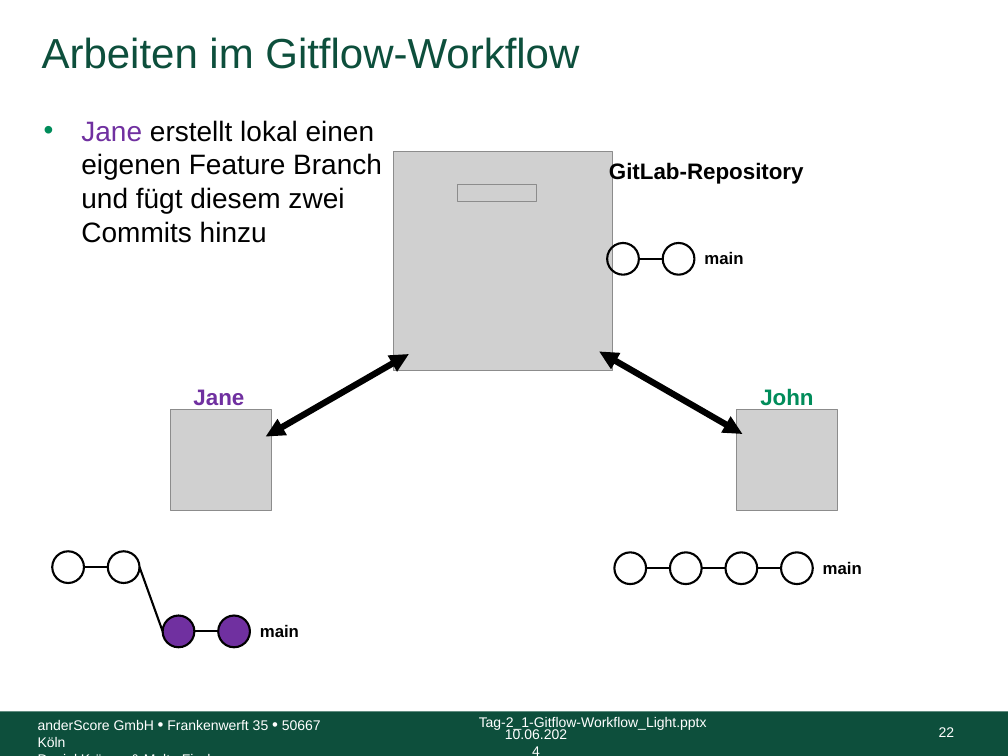
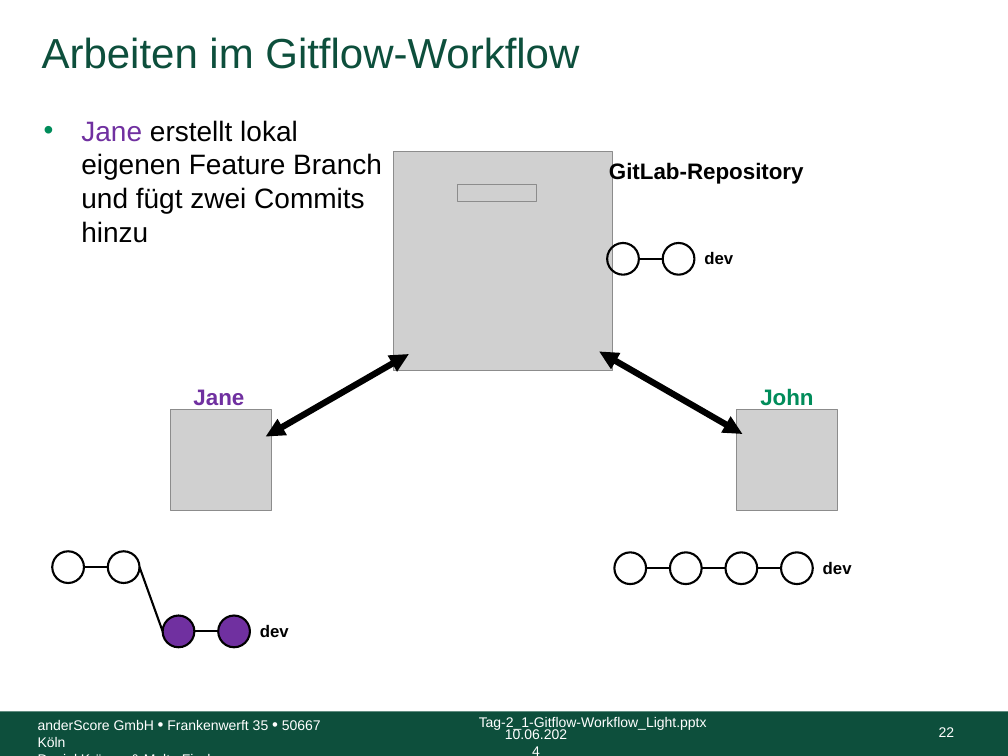
Before and after one commit to anderscore-gmbh/gitlab, a slide deck: slide 22 of slides/Tag-2_1-Gitflow-Workflow_Light.pptx. Drawn at 1008x756 pixels with LibreOffice and Linux fonts; fonts in the diff are those of the drawing; grey boxes stand for pictures; background and template pictures are left out. Boxes give left, top, right and bottom in pixels: in the first picture for what was removed or moved away, otherwise in the second. Text is boxed around its words. In the diff, an @@ line names an element or a change of style, - is before the commit and + after.

```diff
--- a/slides/Tag-2_1-Gitflow-Workflow_Light.pptx
+++ b/slides/Tag-2_1-Gitflow-Workflow_Light.pptx
@@ text at [81, 120, 382, 243]: text changed @@
-• Jane erstellt lokal einen eigenen Feature Branch und fügt diesem zwei Commits hinzu
+• Jane erstellt lokal eigenen Feature Branch und fügt zwei Commits hinzu
@@ text at [704, 252, 733, 264]: text changed @@
-main
+dev
@@ text at [823, 562, 852, 574]: text changed @@
-main
+dev
@@ text at [260, 625, 289, 637]: text changed @@
-main
+dev
```
Also in this commit, not shown: 17 other slides changed, 3 other files.
